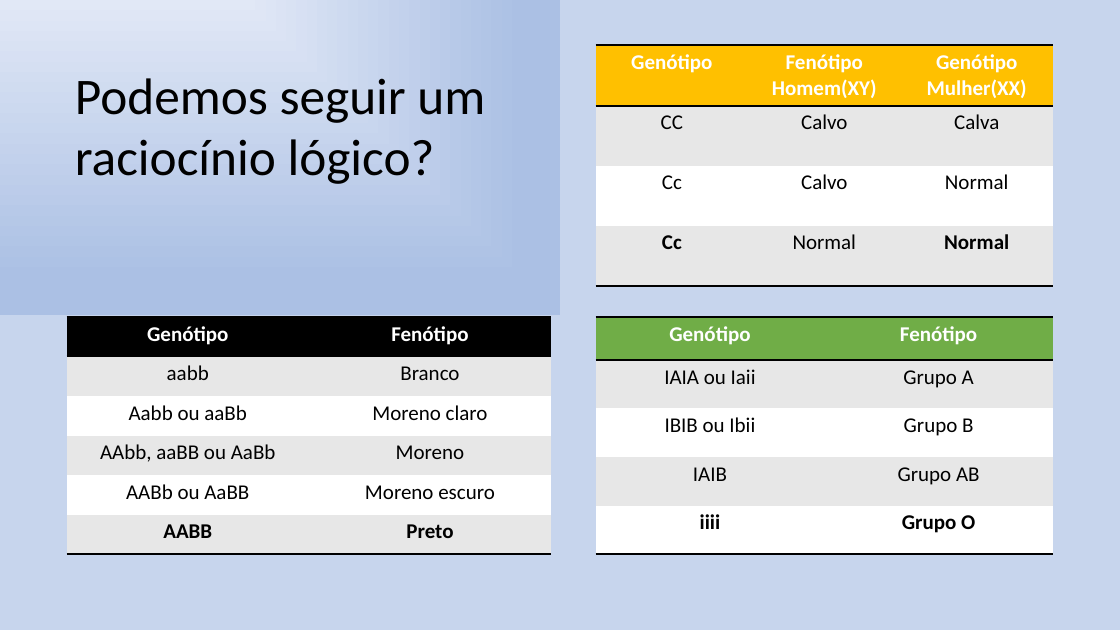
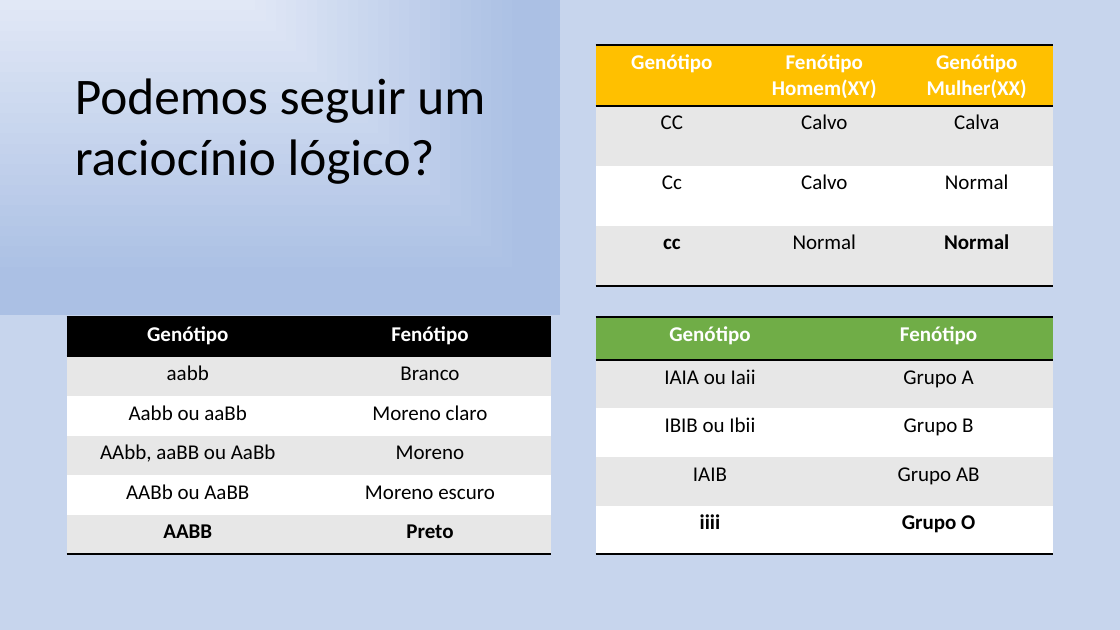
Before and after one commit to Danjfreire/TestesGeneticos, a slide deck: slide 6 of Paradigma Lógico Apresentação.pptx. Drawn at 1120x630 pixels with LibreOffice and Linux fonts; fonts in the diff are those of the drawing. Boxes give left, top, right and bottom in pixels: in the first picture for what was removed or moved away, otherwise in the second. Text is boxed around its words. In the diff, an @@ line names an element or a change of style, - is before the commit and + after.

Commit message:
Minor fix

```diff
--- a/Paradigma Lógico Apresentação.pptx
+++ b/Paradigma Lógico Apresentação.pptx
@@ table at [596,45,1052,286] @@
-row 4, column 1: Cc
+row 4, column 1: cc
```
